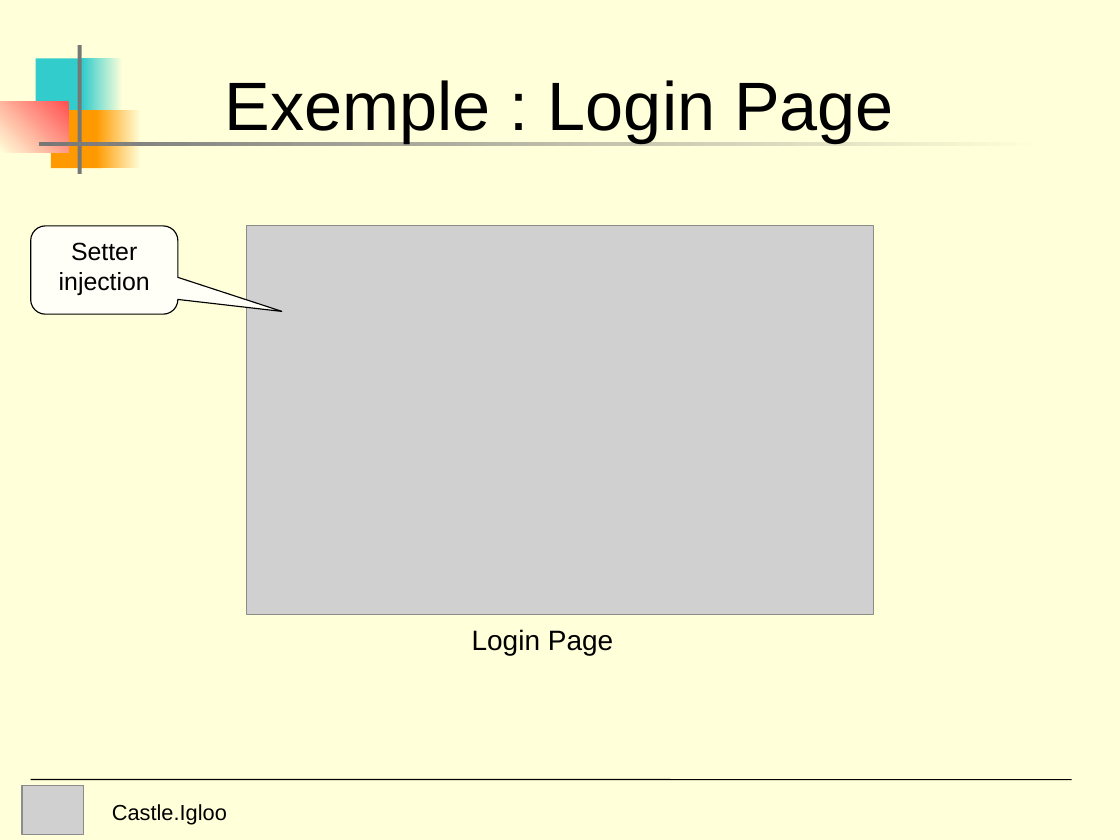
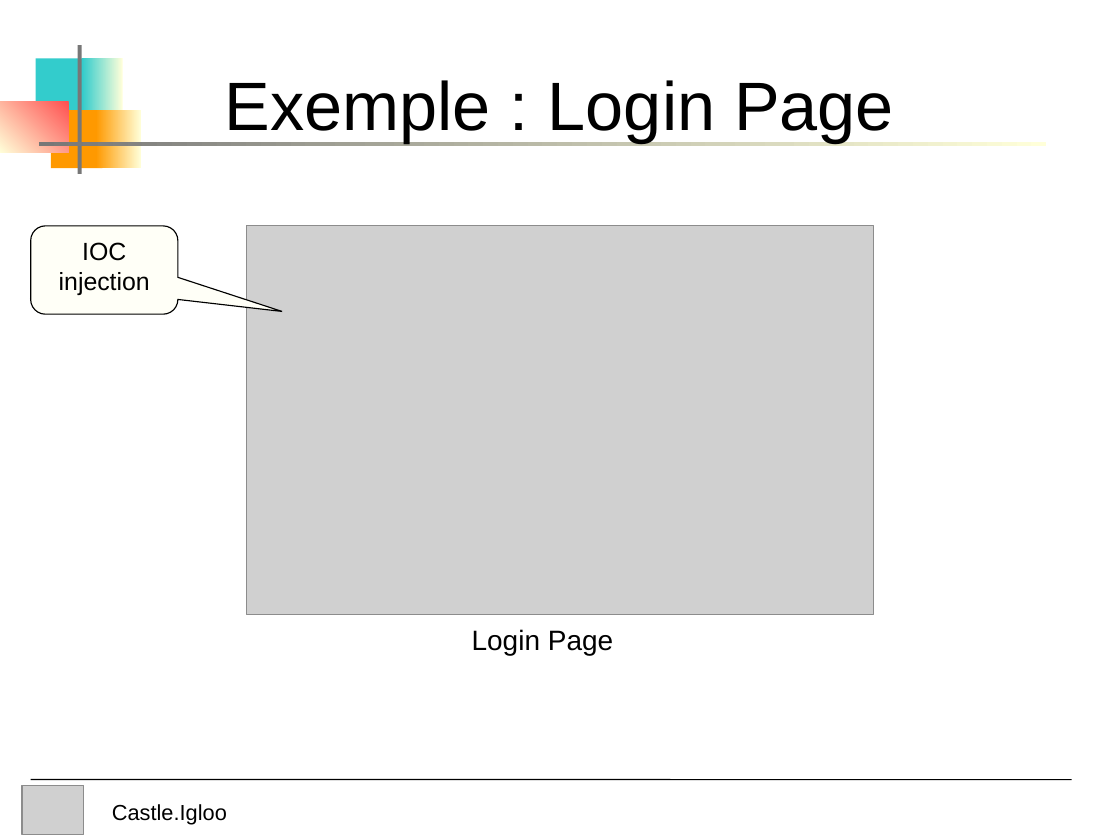
Before and after one commit to castleproject-deprecated/Castle.MonoRail-READONLY, a slide deck: slide 17 of Experiments/Castle.Igloo/doc/Igloo Presentation.ppt. Drawn at 1120x840 pixels with LibreOffice and Linux fonts; fonts in the diff are those of the drawing; grey boxes stand for pictures. Boxes give left, top, right and bottom in pixels: in the first picture for what was removed or moved away, otherwise in the second. Text is boxed around its words. In the diff, an @@ line names an element or a change of style, - is before the commit and + after.

Commit message:
- Updated slide login controller + minor correction

```diff
--- a/Experiments/Castle.Igloo/doc/Igloo Presentation.ppt
+++ b/Experiments/Castle.Igloo/doc/Igloo Presentation.ppt
@@ background #FFFFD9 to #FFFFFF @@
@@ text in rounded speech box at [59, 242, 150, 295]: text changed @@
-Setter injection
+IOC injection
```
Also in this commit, not shown: 19 other slides changed.
